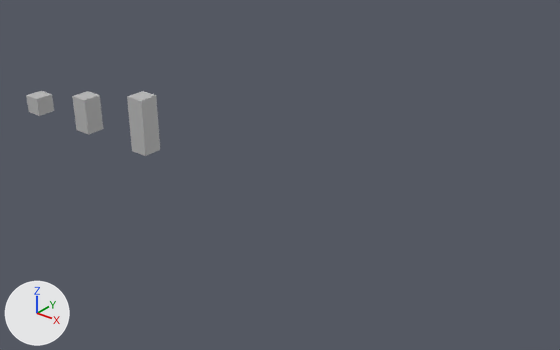
Before and after pictures for a commit that changed the FBX model FbxModel/cubes.fbx.
One viewpoint serves both versions: a camera (50 mm lens) standing at (0.47, -0.347, 0.226) and looking at (0.185, 0.009, 0.005). Lighting does not change. The marker at lower left points along +X, +Y and +Z. Where no turn or scale is listed for an object, it has been applied to the vertices.
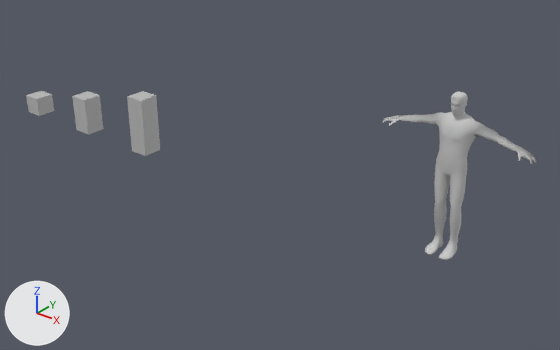
What differs and where, as boxes [x1, y1, x2, y2] in the pictures (560 x 350 px):
'Character1', added: after [382, 92, 537, 260]

The change in detail:
Material 'animWalk2:man4:7 - Default1' (mat_animwalk2_man4_7___default1) is new.
Its base color is (0.588, 0.588, 0.588) (light grey #cacaca).
Its roughness is 0.859.
Mesh me_mesh_003 is new.
It has 1415 vertices, 2811 faces and spans x -0.0442..0.0442, y -0.0106..0.0078, z 0.0..0.0925.
It uses material mat_animwalk2_man4_7___default1 (light grey #cacaca).
Object 'Character1' (ob_character1) is new; it shows me_mesh_003.
Its location is (0.3084, 0.0, 0.0).
